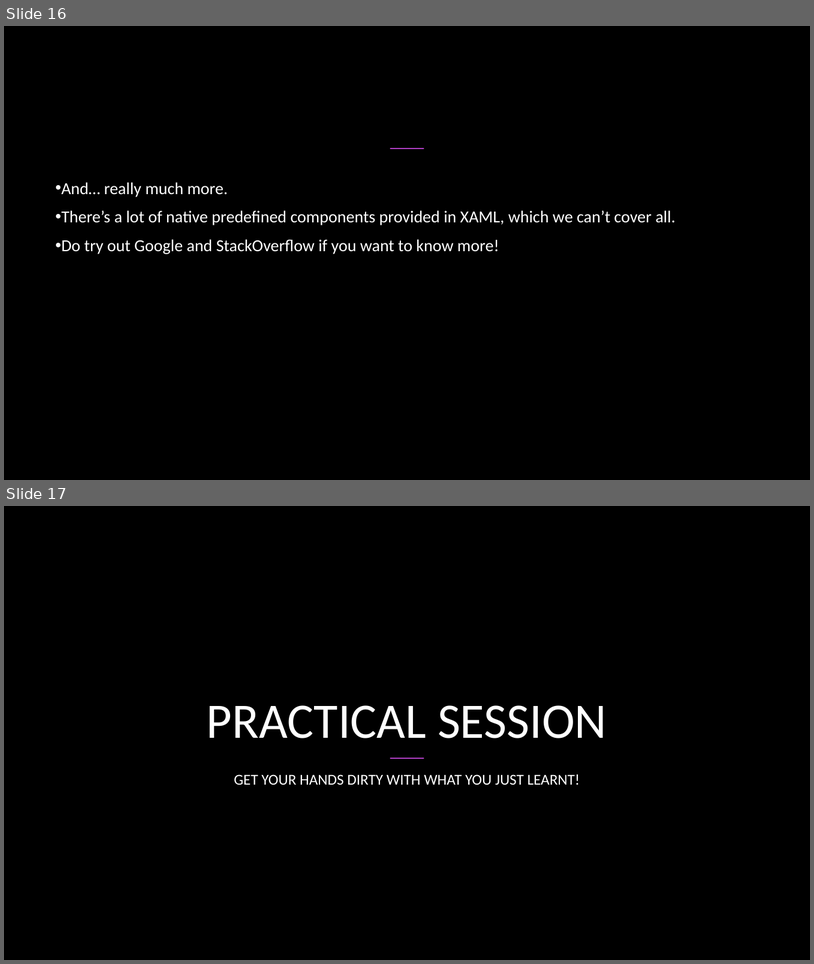
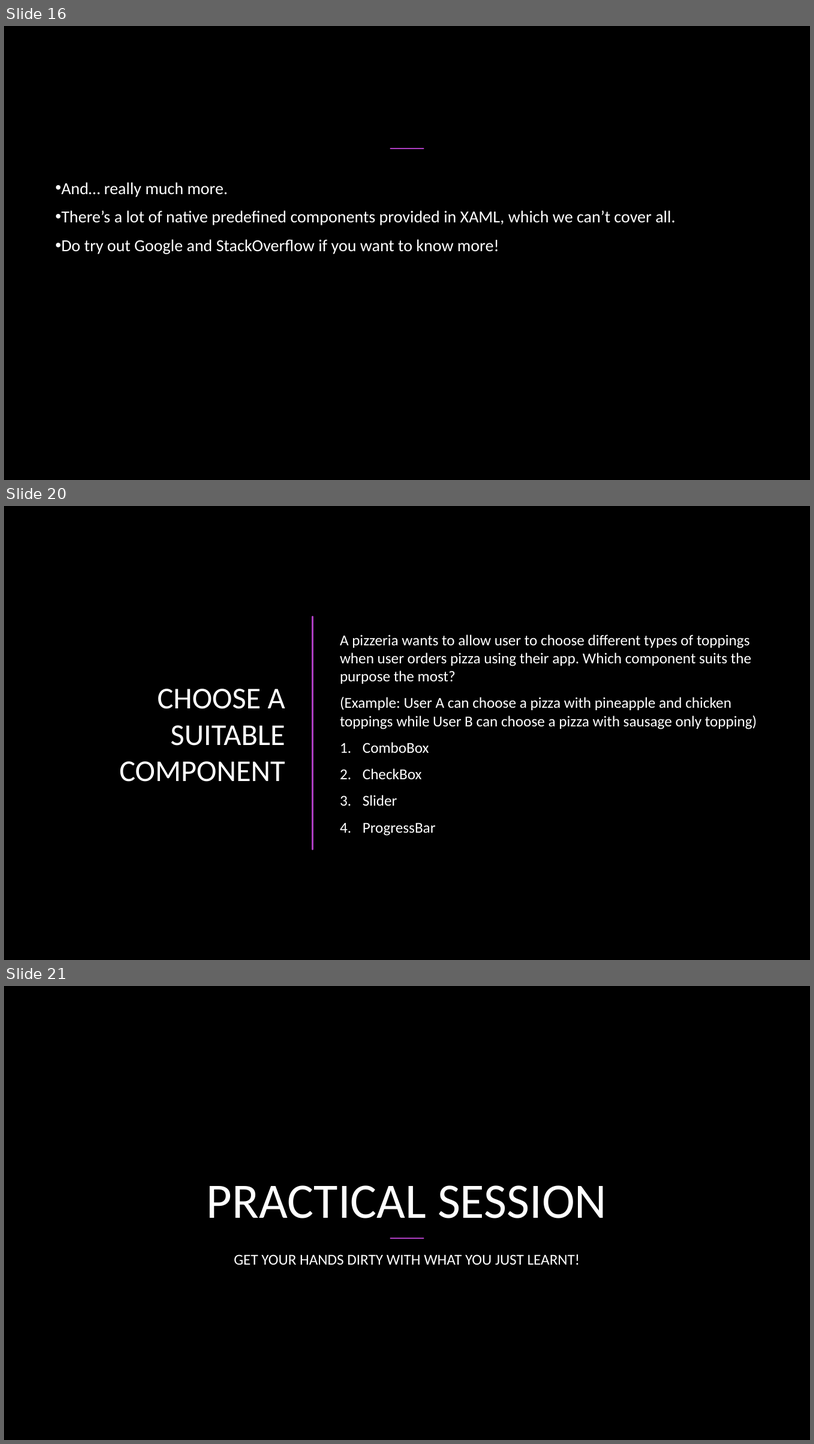
Before and after one commit to NottsCSS/DotNetWorkshop, a slide deck: Week3/Week 3.pptx. Shown one above the other, each under a label of ours: slides 16 and 17 before the commit, slides 16, 20 and 21 after it; the slides between them are not shown. The pictures are 814x964 and 814x1444 pixels, drawn with LibreOffice and Linux fonts; fonts in the diff are those of the drawing; background and template pictures are left out. Boxes give left, top, right and bottom in pixels: in the first picture for what was removed or moved away, otherwise in the second. Text is boxed around its words. In the diff, an @@ line names an element or a change of style, - is before the commit and + after.

```diff
--- a/Week3/Week 3.pptx
+++ b/Week3/Week 3.pptx
@@ slide 20 added at (4,506,810,960), background picture (left out) @@
@@ line added from (312, 616) to (312, 849), #AC3EC1 1.5 pt @@
@@ text added at (340,634,757,835), 18 pt, text #FFFFFF @@
+A pizzeria wants to allow user to choose different types of toppings when user orders pizza using their app. Which component suits the purpose the most?
+(Example: User A can choose a pizza with pineapple and chicken toppings while User B can choose a pizza with sausage only topping)
+1. ComboBox
+2. CheckBox
+3. Slider
+4. ProgressBar
@@ title added at (119,688,285,781), 36 pt, text #FFFFFF @@
+CHOOSE A SUITABLE COMPONENT
@@ what was slide 17 is now slide 21 @@
```
Also in this commit, not shown: 3 other slides added.
